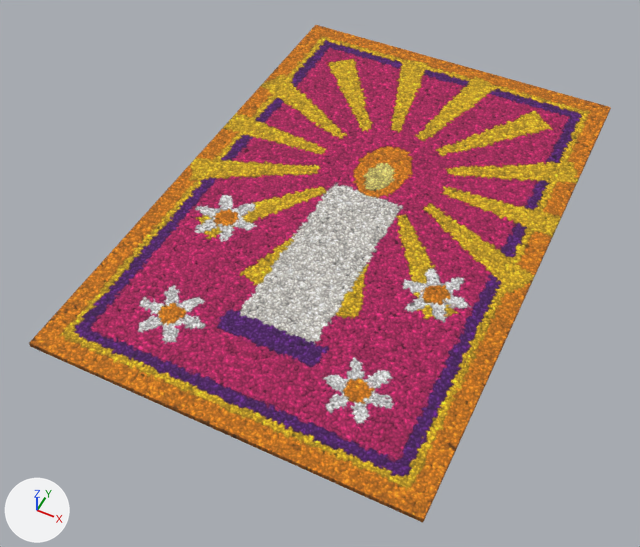
The Blender file Modelos/Yasser/tapete_vela.blend, before and after one commit.
Rendered twice from a camera (50 mm lens) standing at (1.64, -3.8, 4.0) and looking at (-0.07, -0.38, -0.26). The axes (+X, +Y, +Z) are drawn at lower left. The lights are the same throughout. The picture after the commit comes second.

Names of what the first picture shows: 'tapete_vela'.
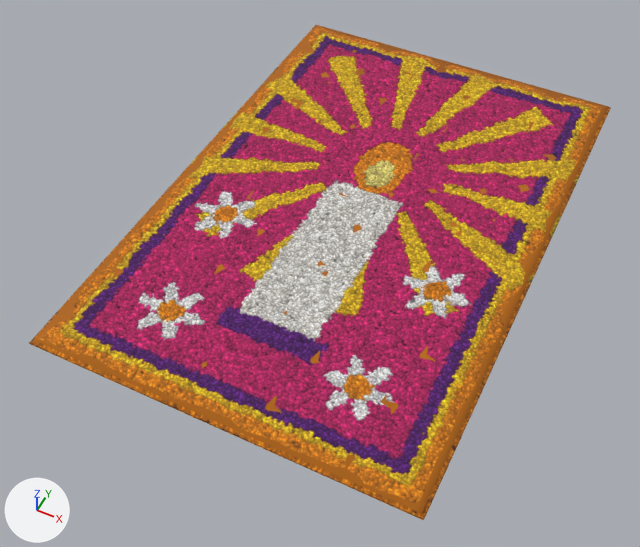
Boxes (x1, y1, x2, y2) around the edits, measured in the pictures (640 x 547 px):
'tapete_vela', reshaped: before (29, 25, 611, 523); after (29, 25, 611, 520)
part 1 of me_plane, added: after (29, 25, 611, 520)

What changed in the scene script:
```text
Change me_plane:
    used by ob_tapete_vela; location = (0.0, 0.0, 0.0)
    remove me_plane.from_pydata(...)  # 4 vertices, 1 face; spans x -1.2..1.2, y -1.8..1.8, z 0.0
    add me_plane.from_pydata(...)  # 1777 vertices, 1697 faces; spans x -1.2..1.2, y -1.8..1.8, z 0.0..0.05
    me_plane part 1: 1773 vertices added at x -1.2..1.2, y -1.8..1.8, z 0.0..0.05
    me_plane part 2: the surface is now shaded smooth
```
